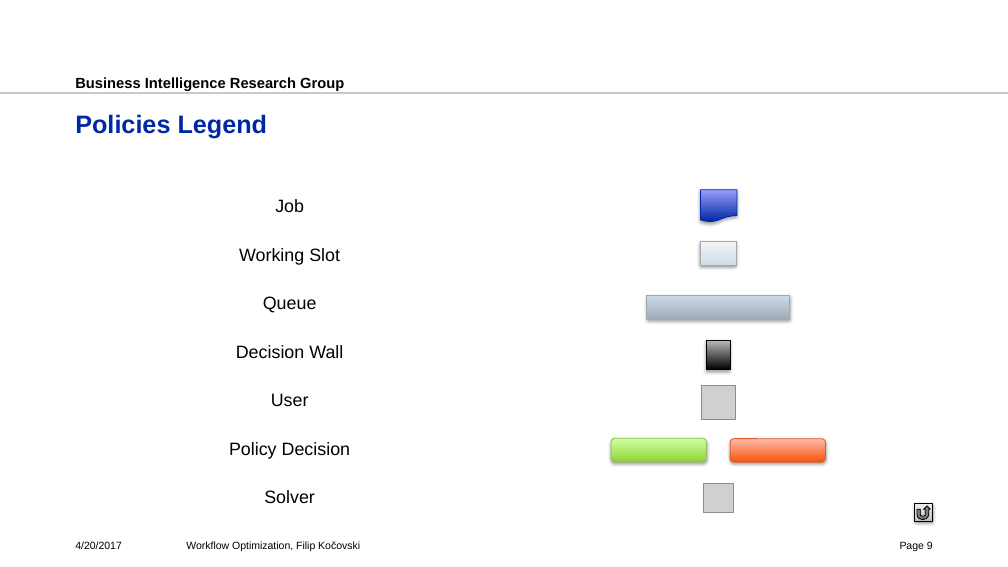
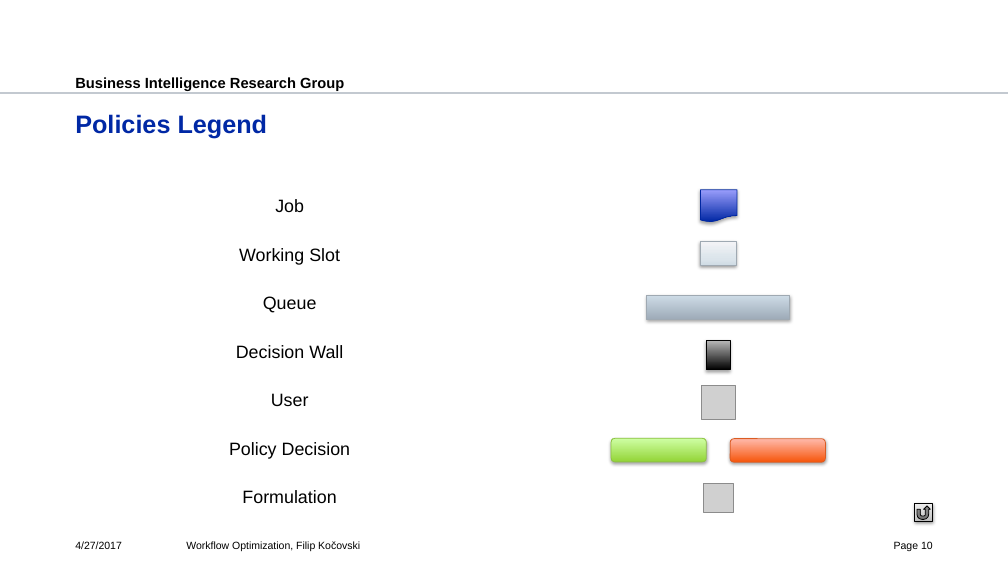
Before and after one commit to fkocovski/mt_presentation, a slide deck: slide 10 of Workflow Optimization.pptx (slide 9 before the commit). Drawn at 1008x567 pixels with LibreOffice and Linux fonts; fonts in the diff are those of the drawing; grey boxes stand for pictures; background and template pictures are left out. Boxes give left, top, right and bottom in pixels: in the first picture for what was removed or moved away, otherwise in the second. Text is boxed around its words. In the diff, an @@ line names an element or a change of style, - is before the commit and + after.

```diff
--- a/Workflow Optimization.pptx
+++ b/Workflow Optimization.pptx
@@ table at [76, 182, 933, 522] @@
-row 7, column 1: Solver
+row 7, column 1: Formulation
@@ text at [75, 541, 122, 549]: text changed @@
-4/20/2017
+4/27/2017
@@ page number at [894, 541, 933, 551]: text changed @@
-Page 9
+Page 10
```
Also in this commit, not shown: 33 other slides changed, 1 slide added.
